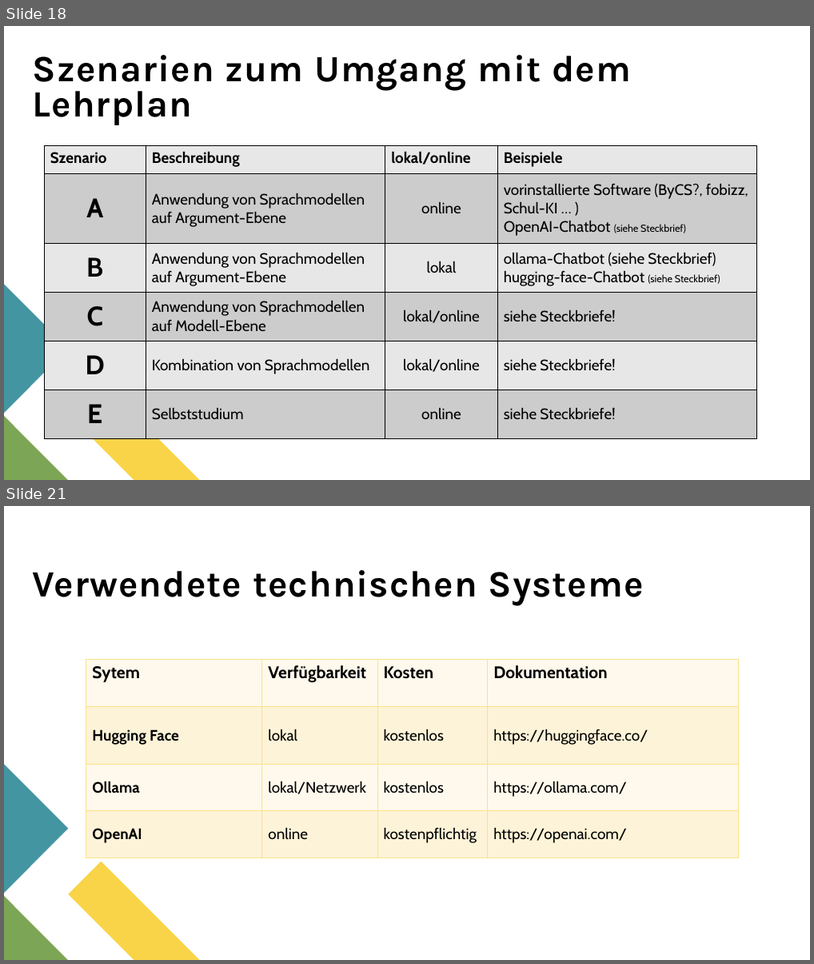
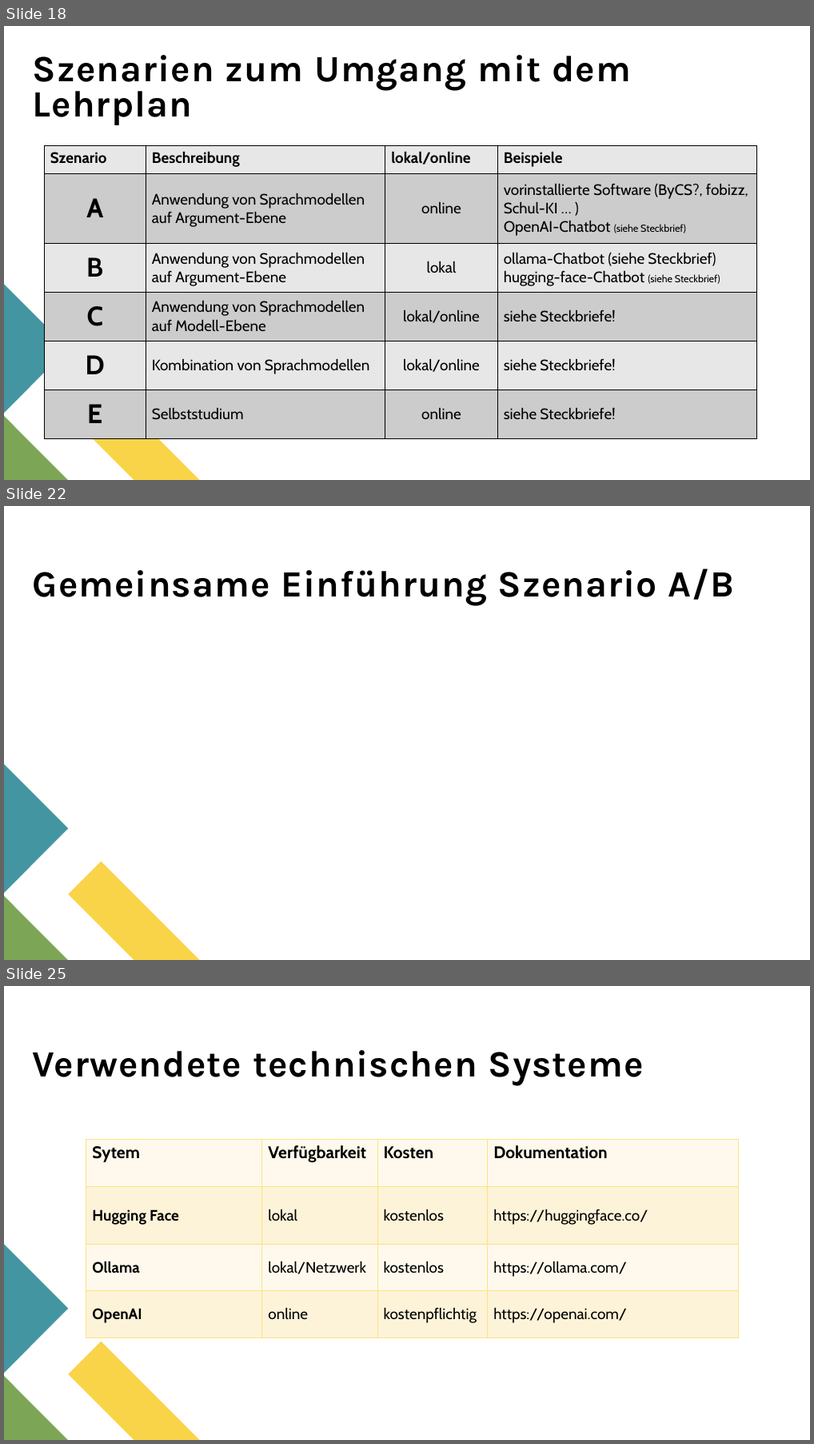
Before and after one commit to spaciva-Bauer/Fortbildungen, a slide deck: sprachmodelle/Praesentation/MB-Veranstaltung_Sprachmodelle_0.3.pptx. Shown one above the other, each under a label of ours: slides 18 and 21 before the commit, slides 18, 22 and 25 after it; the slides between them are not shown. The pictures are 814x964 and 814x1444 pixels, drawn with LibreOffice and Linux fonts; fonts in the diff are those of the drawing. Boxes give left, top, right and bottom in pixels: in the first picture for what was removed or moved away, otherwise in the second. Text is boxed around its words. In the diff, an @@ line names an element or a change of style, - is before the commit and + after.

```diff
--- a/sprachmodelle/Praesentation/MB-Veranstaltung_Sprachmodelle_0.3.pptx
+++ b/sprachmodelle/Praesentation/MB-Veranstaltung_Sprachmodelle_0.3.pptx
@@ slide 22 added at (4, 506, 810, 960), background #FFFFFF; not listed: 3 template elements that a slide beside it also shows @@
@@ title added at (33, 568, 735, 605), 44 pt, text #000000, bold @@
+Gemeinsame Einführung Szenario A/B
@@ what was slide 21 is now slide 25 @@
```
Also in this commit, not shown: 1 slide changed, 4 other slides added.
